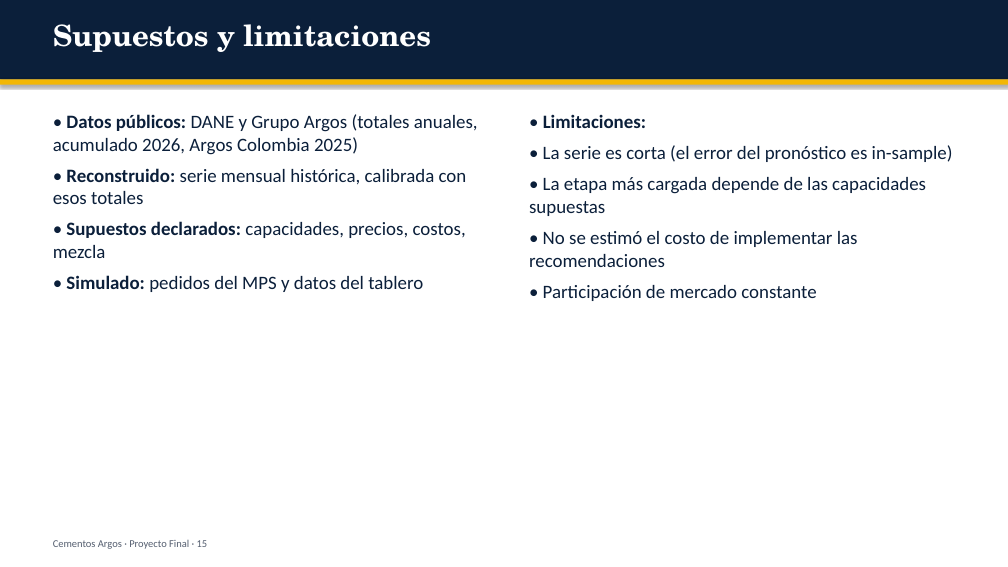
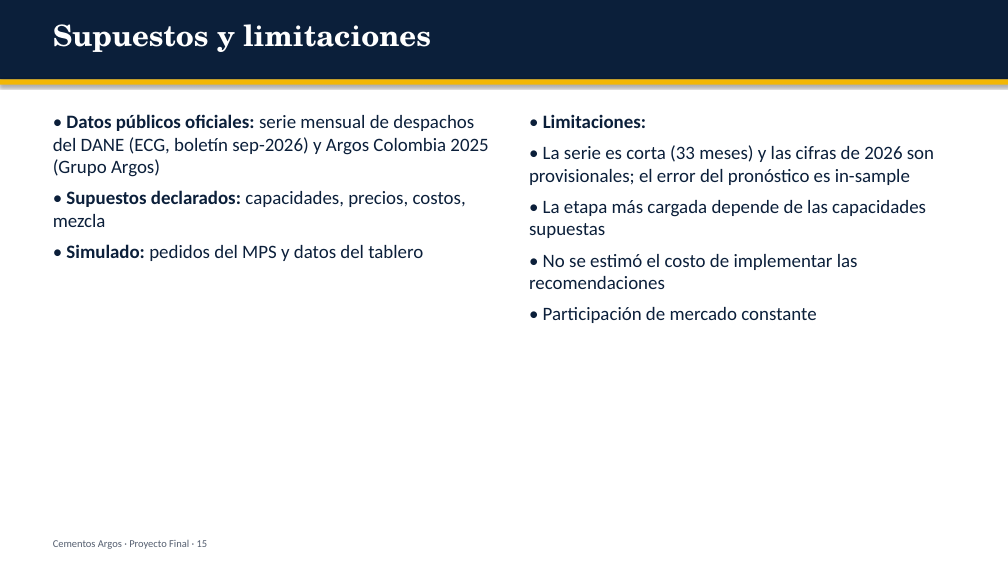
Before and after one commit to mauxysalcedo/mauxysalcedo.github.io, a slide deck: slide 15 of proyecto_final/Presentacion_Proyecto_Final_Argos.pptx. Drawn at 1008x567 pixels with LibreOffice and Linux fonts; fonts in the diff are those of the drawing. Boxes give left, top, right and bottom in pixels: in the first picture for what was removed or moved away, otherwise in the second. Text is boxed around its words. In the diff, an @@ line names an element or a change of style, - is before the commit and + after.

```diff
--- a/proyecto_final/Presentacion_Proyecto_Final_Argos.pptx
+++ b/proyecto_final/Presentacion_Proyecto_Final_Argos.pptx
@@ text at (53, 114, 488, 177): text changed @@
-• Datos públicos: DANE y Grupo Argos (totales anuales, acumulado 2026, Argos Colombia 2025)
-• Reconstruido: serie mensual histórica, calibrada con esos totales
+• Datos públicos oficiales: serie mensual de despachos del DANE (ECG, boletín sep-2026) y Argos Colombia 2025 (Grupo Argos)
@@ text at (529, 145, 934, 185): text changed @@
-• La serie es corta (el error del pronóstico es in-sample)
+• La serie es corta (33 meses) y las cifras de 2026 son provisionales; el error del pronóstico es in-sample
```
Also in this commit, not shown: 12 other slides changed, 16 other files.
